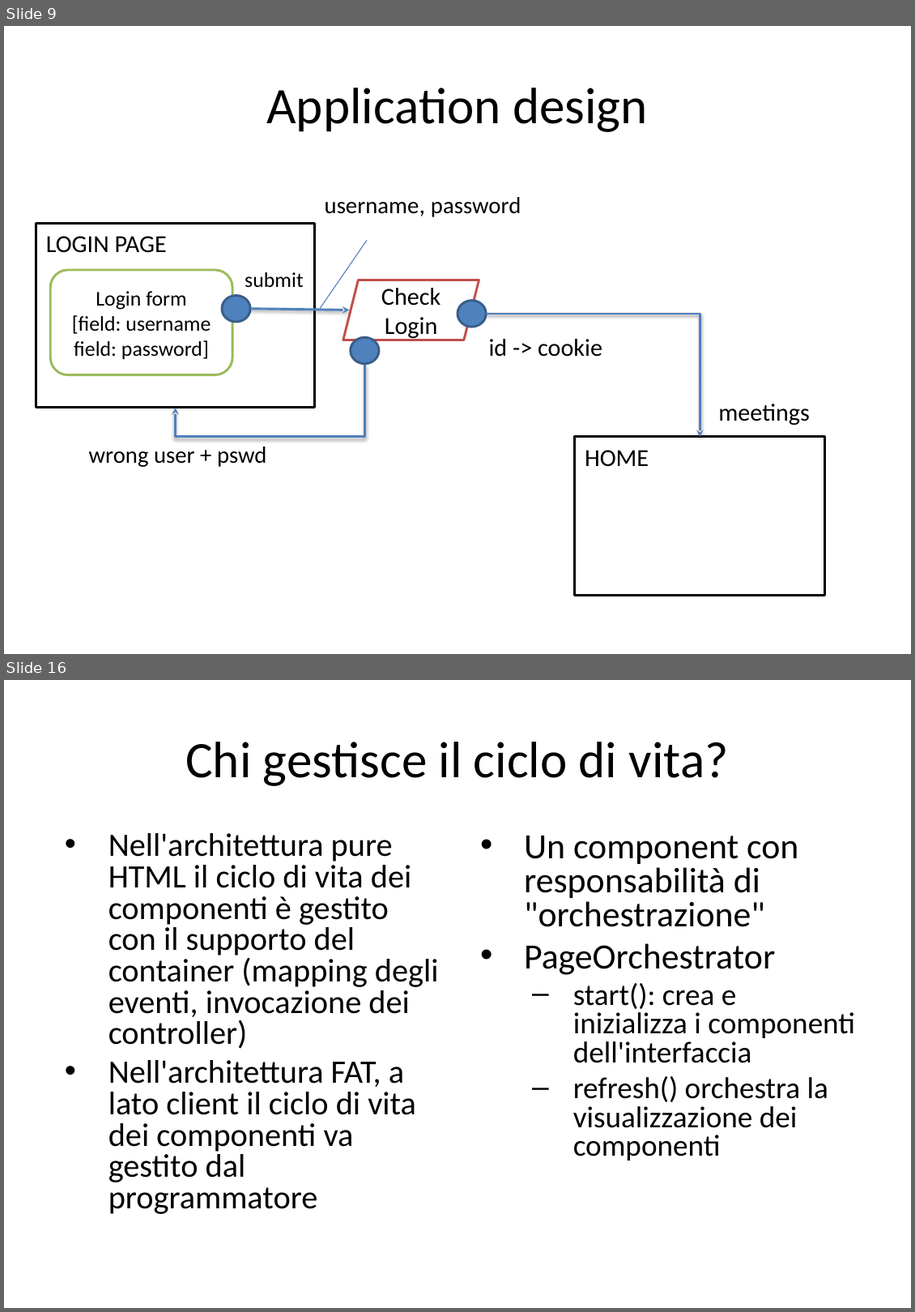
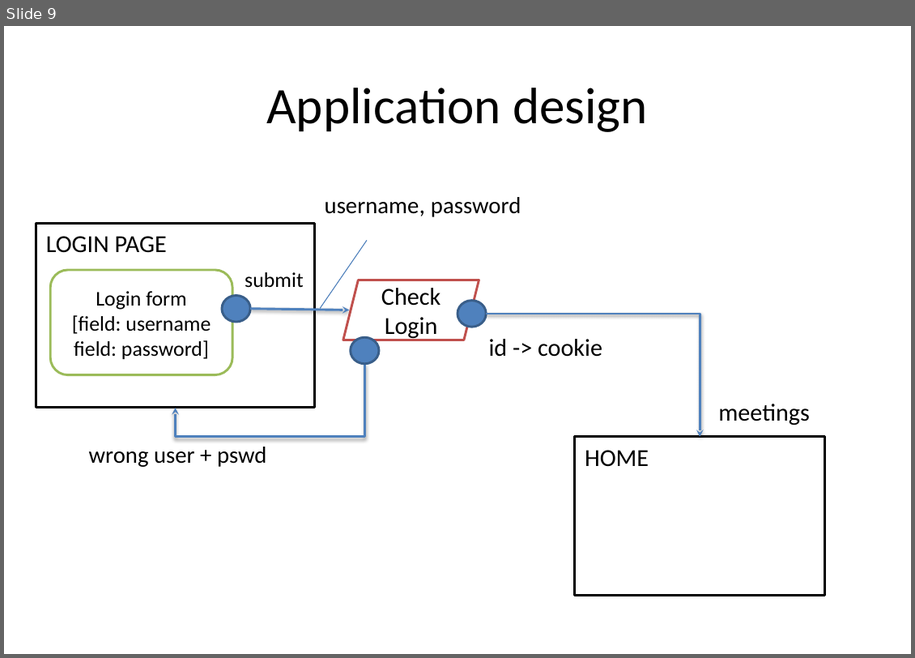
Before and after one commit to Buba98/OnlineMeetings, a slide deck: Meetings management.pptx. Shown one above the other, each under a label of ours: slides 9 and 16 before the commit, slide 9 after it; the slides between them are not shown. The pictures are 915x1312 and 915x658 pixels, drawn with LibreOffice and Linux fonts; fonts in the diff are those of the drawing. Boxes give left, top, right and bottom in pixels: in the first picture for what was removed or moved away, otherwise in the second. Text is boxed around its words. In the diff, an @@ line names an element or a change of style, - is before the commit and + after.

```diff
--- a/Meetings management.pptx
+++ b/Meetings management.pptx
@@ slide 16 removed at (4, 680, 911, 1308), background #FFFFFF @@
@@ title removed at (185, 742, 729, 786) @@
-Chi gestisce il ciclo di vita?
@@ text removed at (108, 833, 439, 1214) @@
-• Nell'architettura pure HTML il ciclo di vita dei componenti è gestito con il supporto del container (mapping degli eventi, invocazione dei controller)
-• Nell'architettura FAT, a lato client il ciclo di vita dei componenti va gestito dal programmatore
@@ text removed at (524, 836, 855, 1160) @@
-• Un component con responsabilità di "orchestrazione"
-• PageOrchestrator
-  – start(): crea e inizializza i componenti dell'interfaccia
-  – refresh() orchestra la visualizzazione dei componenti
```
Also in this commit, not shown: 3 slides changed, 27 other slides removed, 5 other files.
